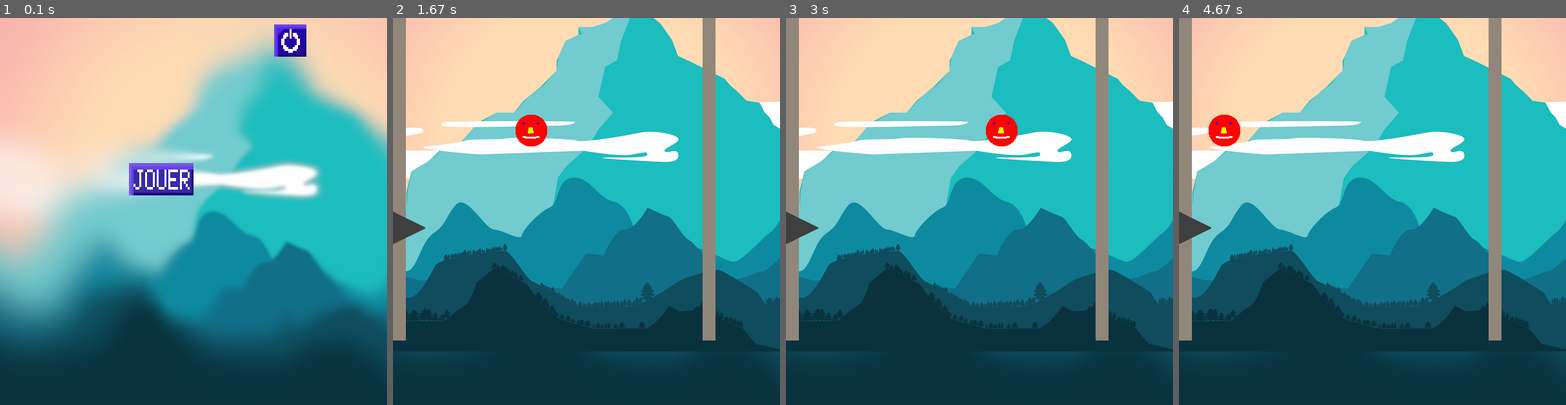
Above: before the commit, frames 1-4 (left to right).
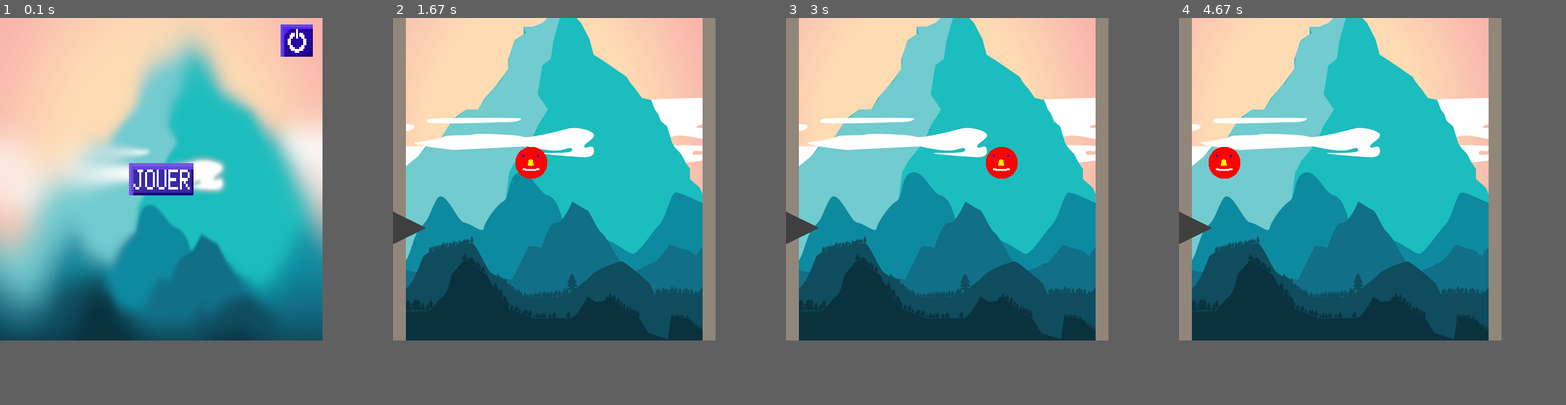
Above: after the commit, the same moments.

Repository: Wissi00/Projet-CMI
Game: pygame game, started from Main.py
The game is run twice, just before and just after one commit, with the same random seed, the same clock (stepped at 60 frames per second) and the same inputs.
Inputs (mouse positions are in pixels of both pictures, inside the frame that each line leads up to):
- Up to frame 1 (0.1 s): no input
- Up to frame 2 (1.67 s): click (555, 180) at 0.38 s; tap Space at 0.67, 1.07, 1.37, 1.57 s
- Up to frame 3 (3 s): tap Space at 1.9, 2.2, 2.4, 2.7, 2.97 s
- Up to frame 4 (4.67 s): tap Space at 3.3, 3.6, 3.73, 4.13, 4.43 s
In our replay, the window is 600x600 before the commit and 500x500 after it. These sizes can differ from the game's own. Grey fills any space a smaller window leaves; there, only what the larger window draws over its background counts as a difference.

The runs differ from the first frame. In frame 1, 61% of the frame differs, in the area x 0-100%, y 0-100%; in frame 2, 48%; in frame 3, 49%; in frame 4, 49%.

Commit message:
Bascule + ajout adaptation taille + ajout code milo sur generation pique

Diff:
--- a/Buttons.py
+++ b/Buttons.py
@@ -1,7 +1,8 @@
 import pygame
 from Variables import *
+import Variables
 
-screen = pygame.display.set_mode((500, 600))
+screen = pygame.display.set_mode((500, 500))
 
 class Button():
     def __init__(self,x,y,image,w,h):
--- a/Game.py
+++ b/Game.py
@@ -5,11 +5,11 @@
 from Functions import *
 
 
-MenuButton=Button(0,0,Jouer,50,50)
 def game():
     jumpdispo = True
     mur1=mur(placeHolder,0,20)
-    mur2=mur(placeHolder,480,20)
+    mur2=mur(placeHolder,taille[1]-20,20)
+    mursGauche=[murEtPics(0),murEtPics(1),murEtPics(2)]
     Player1=oiseau(oiseauImg,250,250,mur1,mur2)
     piques=[]
     pique1=spike(300,"Left")
@@ -38,13 +38,33 @@
             for point in Player1.rectpoints:
                 if inTriangle(pique.A,pique.B,pique.C, point)==True:
                     MenuLost()
-        Player1.mouvY(isJumping)
-        for pique in piques:
-            for point in CirclePoints(Player1.rect.w/2, Player1.rect.center):
-                if inTriangle(pique.A,pique.B,pique.C, point)==True:
-                    print(point)
-                    print(Player1.x,Player1.y)
-                    MenuLost()
+        for murGauche in mursGauche :
+            #Remettre le mur en haut et générer de nouveaux pics
+            if murGauche.y > 500:
+                murGauche.y = -500
+                murGauche.picsPositions = [1, 1, 1, 1, 1, 1, 1, 1, 1, 1]
+                murGauche.pics = generationPics(murGauche.picsPositions, murGauche.cote)
+            #Actualiser la hauteur des murs
+            else:
+                murGauche.y = murGauche.yInit + (hauteur%1000)
+            #Pics---Affichage et collision
+            for pique in murGauche.pics:
+                #Actualiser la position des pics
+                pique.y = murGauche.y
+                #Collision
+                for point in CirclePoints(Player1.rect.w/2, Player1.rect.center):
+                    if inTriangle(pique.A,pique.B,pique.C, point)==True:
+                        print(point)
+                        print(Player1.x,Player1.y)
+                        MenuLost()
+                #Affichage
+                pique.draw()
+#        for pique in piques:
+#            for point in CirclePoints(Player1.rect.w/2, Player1.rect.center):
+#                if inTriangle(pique.A,pique.B,pique.C, point)==True:
+#                    print(point)
+#                    print(Player1.x,Player1.y)
+#                    MenuLost()
         #Display ------------------------------------------------------------
         screen.blit(Fond,(0,0))
         Player1.mouvY(isJumping)
--- a/Main.py
+++ b/Main.py
@@ -1,5 +1,5 @@
 import pygame, sys
-from Variables import *
+import Variables
 from Menu import menu
 
 pygame.init()
--- a/Variables.py
+++ b/Variables.py
@@ -1,20 +1,31 @@
 import pygame
 from Buttons import Button
+from PIL import Image
+from pygame.locals import *
+
+
+taille = [500,500]
+fond = Image.open("sprites/Fond.png")
+fond = fond.resize((taille[0], taille[1]))
+fond.save("sprites/Fondr.png")
+fond2 = Image.open("sprites/Fond2.png")
+fond2 = fond2.resize((taille[0], taille[1]))
+fond2.save("sprites/Fond2r.png")
 
 global hauteur
 hauteur = 0
 global plafond
-plafond = 150
-size = [600,600]
-screen = pygame.display.set_mode(size)
+plafond = taille[0]*2/5
+screen = pygame.display.set_mode(taille)
+
 placeHolder=pygame.image.load("sprites/placeHolder.png")
 Jouer=pygame.image.load("sprites/Jouer.png")
 Power=pygame.image.load("sprites/Power.png")
-Fond=pygame.image.load("sprites/Fond.png")
-Fond2=pygame.image.load("sprites/Fond2.png")
+Fond=pygame.image.load("sprites/Fondr.png")
+Fond2=pygame.image.load("sprites/Fond2r.png")
 piqueImg=pygame.image.load("sprites/pique.png")
-StartButton=Button(200,225,Jouer,100,50)
-ExitButton=Button (425,10,Power,50,50)
+StartButton=Button(taille[0]/2.5,taille[1]/2.22,Jouer,taille[0]/5,taille[1]/10)
+ExitButton=Button(taille[0]/1.15,taille[1]/50,Power,taille[0]/10,taille[1]/10)
 oiseauImg=pygame.image.load("sprites/oiseau.png")
 clock=pygame.time.Clock()
 rect = screen.get_rect()
--- a/classes.py
+++ b/classes.py
@@ -1,4 +1,15 @@
 from Variables import *
+
+
+
+def generationPics(_tableauPicsPos, _cote):
+    _tabPicsARenvoyer = []
+    for _pos in range(len(_tableauPicsPos)):
+        if _tableauPicsPos[_pos] == 1:
+            _tabPicsARenvoyer.append(spike(50*_pos, _cote))
+    return _tabPicsARenvoyer
+
+
 
 def approach(start, end, shift):
     if start < end:
@@ -96,3 +107,13 @@
         screen.blit(self.sprite,(self.rect))
        # pygame.draw.rect(screen, (255, 0, 0), self.rect, 2)
     #    pygame.draw.polygon(screen, (255, 0, 0), self.vertices, 2)
+
+class murEtPics():
+    def __init__(self,id):
+        self.picsPositions = [0, 0, 0, 1, 0, 0, 0, 1, 0, 0]
+        self.id = id
+        self.yInit= -500+(id*500)
+        self.y = self.yInit
+        self.cote = "Left"
+        self.picsGeneres = True
+        self.pics = generationPics(self.picsPositions, self.cote)
Binary file added: Fond2r.png
Binary file added: Fondr.png
Binary file changed: sprites/Fond2.png
Binary file added: sprites/Fond2r.png
Binary file added: sprites/Fondr.png
